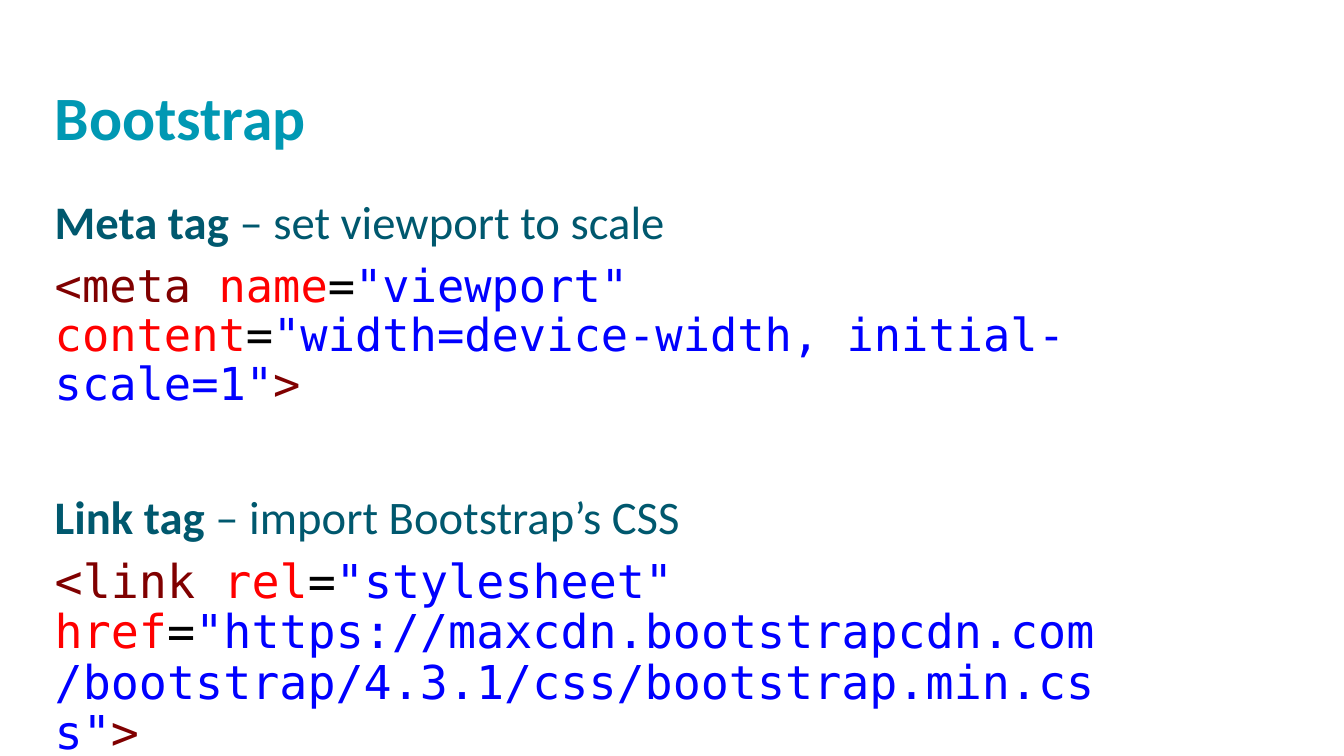
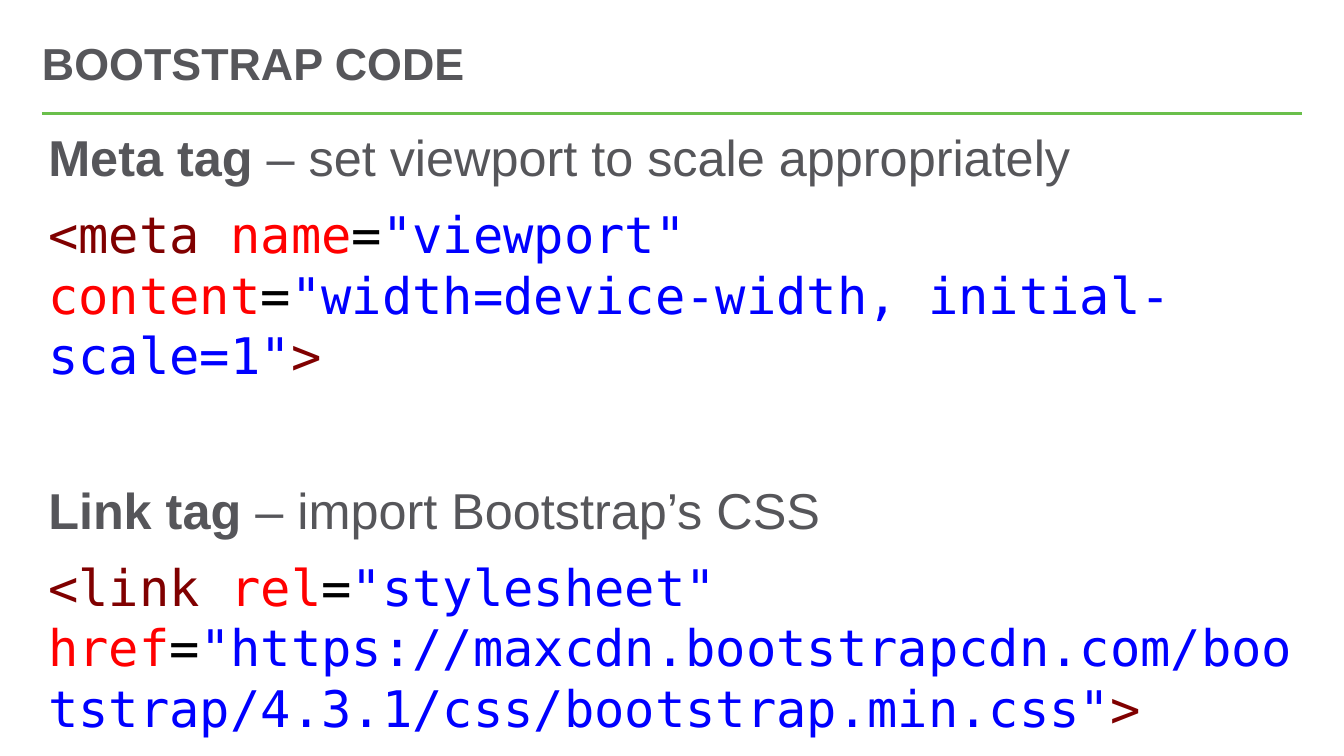
Before and after one commit to hytechclub/web-101, a slide deck: slide 8 of Week08/ResponsiveDesign.pptx. Drawn at 1344x756 pixels with LibreOffice and Linux fonts; fonts in the diff are those of the drawing; background and template pictures are left out. Boxes give left, top, right and bottom in pixels: in the first picture for what was removed or moved away, otherwise in the second. Text is boxed around its words. In the diff, an @@ line names an element or a change of style, - is before the commit and + after.

```diff
--- a/Week08/ResponsiveDesign.pptx
+++ b/Week08/ResponsiveDesign.pptx
@@ title added at bbox=[42, 48, 464, 81], 32 pt, text #56565A, bold @@
+BOOTSTRAP CODE
@@ line added from (42, 113) to (1303, 113), #54C8E8 2.25 pt @@
@@ text removed at bbox=[55, 100, 306, 150] @@
-Bootstrap
@@ text "Meta tag – set viewport ...": place and size @@
-text "Meta tag – set viewport ..." at bbox=[55, 206, 1095, 709]
+text "Meta tag – set viewport ..." at bbox=[48, 139, 1292, 738]
@@ text at bbox=[48, 139, 1070, 186]: text changed; size 33.3 to 36 pt; font Calibri to Arial; text colour #00586E to #56565A @@
-Meta tag – set viewport to scale
+Meta tag – set viewport to scale appropriately
@@ text at bbox=[48, 214, 1292, 738]: size 32.4 to 36 pt in "<meta name="viewport" content="width=device-width, initial-s ..."; size 33.3 to 36 pt in "Link tag – import Bootstrap’s CSS", "<link rel="stylesheet" href="https://maxcdn.bootstrapcdn.com ..."; font Calibri to Arial, text colour #00586E to #56565A in "Link tag – import Bootstrap’s CSS"; indent changed; line spacing 0.9 to 1; more space between paragraphs @@
```
Also in this commit, not shown: 10 other slides changed, 2 other files.
